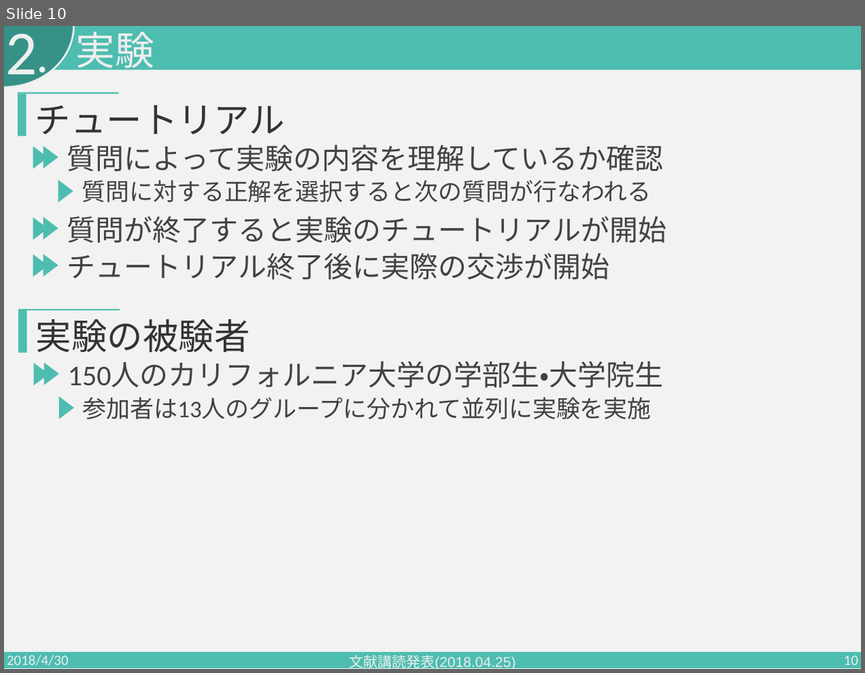
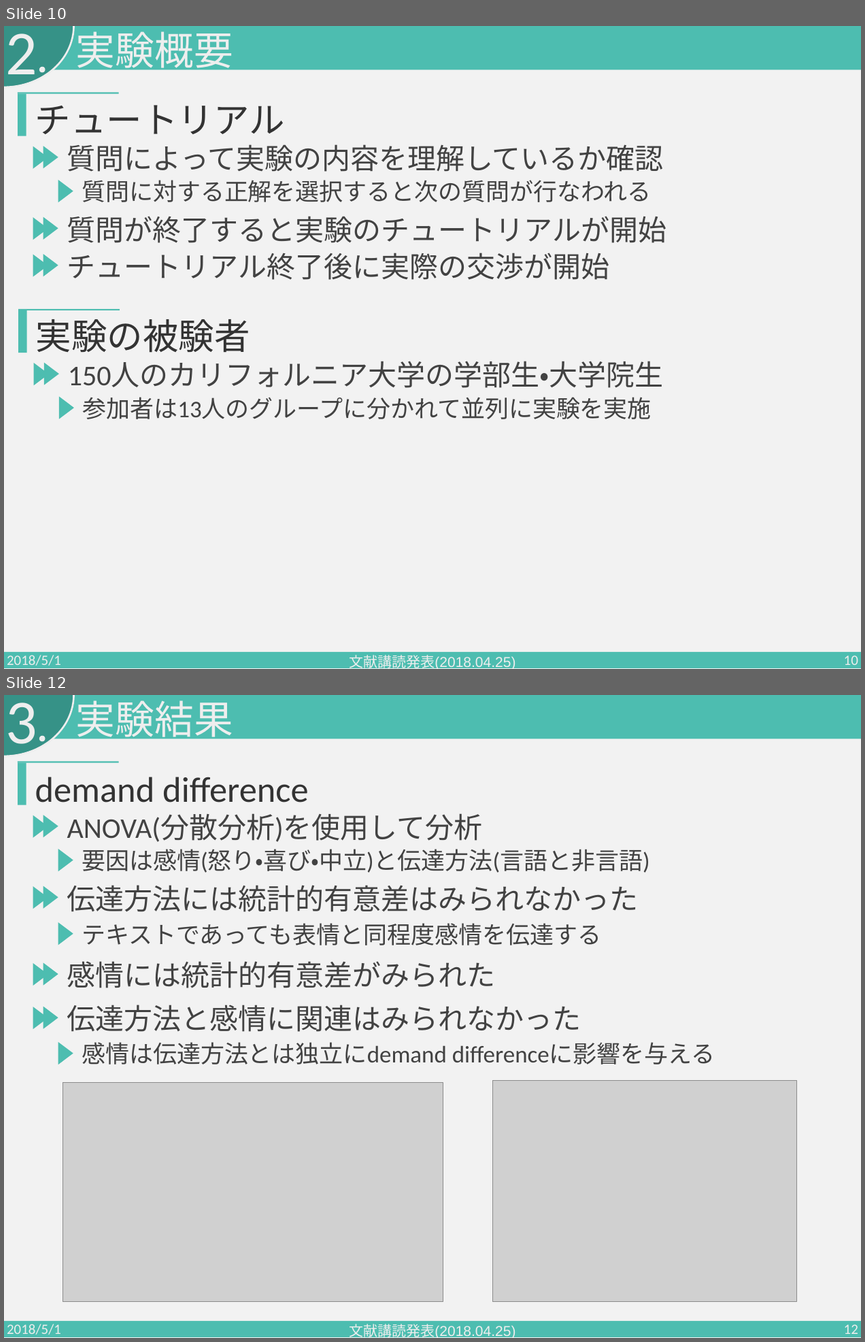
Before and after one commit to PajamaDrive/presentation, a slide deck: presentation_1st.pptx. Shown one above the other, each under a label of ours: slide 10 before the commit, slides 10 and 12 after it; the slides between them are not shown. The pictures are 865x673 and 865x1342 pixels, drawn with LibreOffice and Linux fonts; fonts in the diff are those of the drawing; grey boxes stand for pictures. Boxes give left, top, right and bottom in pixels: in the first picture for what was removed or moved away, otherwise in the second. Text is boxed around its words. In the diff, an @@ line names an element or a change of style, - is before the commit and + after.

Commit message:
demand difference wrote

```diff
--- a/presentation_1st.pptx
+++ b/presentation_1st.pptx
@@ slide 12 added at bbox=[4, 695, 861, 1338], background #F2F2F2; not listed: 4 template elements that a slide beside it also shows @@
@@ text added at bbox=[6, 702, 37, 758], 105 pt, text #EEEEEE @@
+3
@@ text added at bbox=[76, 700, 233, 745], 66 pt, text #EEEEEE @@
+実験結果
@@ rectangle added at bbox=[18, 763, 26, 805], fill #4DBDB0 @@
@@ rectangle added at bbox=[18, 762, 119, 763], fill #4DBDB0 @@
@@ text added at bbox=[35, 777, 308, 802], 60 pt, text #333333 @@
+demand difference
@@ triangle added at bbox=[33, 815, 48, 838], fill #4DBDB0 @@
@@ triangle added at bbox=[43, 815, 58, 837], fill #4DBDB0 @@
@@ text added at bbox=[67, 815, 483, 842], 48 pt, text #424242 @@
+ANOVA(分散分析)を使用して分析
@@ triangle added at bbox=[58, 849, 73, 872], fill #4DBDB0 @@
@@ text added at bbox=[82, 849, 649, 872], 40 pt, text #424242 @@
+要因は感情(怒り・喜び・中立)と伝達方法(言語と非言語)
@@ triangle added at bbox=[33, 886, 48, 909], fill #4DBDB0 @@
@@ triangle added at bbox=[43, 885, 58, 909], fill #4DBDB0 @@
@@ text added at bbox=[67, 885, 638, 912], 48 pt, text #424242 @@
+伝達方法には統計的有意差はみられなかった
@@ triangle added at bbox=[58, 922, 73, 945], fill #4DBDB0 @@
@@ text added at bbox=[82, 923, 601, 945], 40 pt, text #424242 @@
+テキストであっても表情と同程度感情を伝達する
@@ triangle added at bbox=[33, 963, 48, 985], fill #4DBDB0 @@
@@ triangle added at bbox=[43, 962, 58, 985], fill #4DBDB0 @@
@@ text added at bbox=[67, 961, 496, 988], 48 pt, text #424242 @@
+感情には統計的有意差がみられた
@@ triangle added at bbox=[33, 1006, 48, 1029], fill #4DBDB0 @@
@@ triangle added at bbox=[43, 1006, 58, 1029], fill #4DBDB0 @@
@@ text added at bbox=[67, 1004, 581, 1032], 48 pt, text #424242 @@
+伝達方法と感情に関連はみられなかった
@@ triangle added at bbox=[58, 1042, 73, 1064], fill #4DBDB0 @@
@@ text added at bbox=[82, 1042, 715, 1064], 40 pt, text #424242 @@
+感情は伝達方法とは独立にdemand differenceに影響を与える
@@ picture added at bbox=[492, 1080, 797, 1301] @@
@@ picture added at bbox=[62, 1083, 443, 1301] @@
@@ text added at bbox=[7, 1323, 61, 1338], 24 pt, text #EEEEEE @@
+2018/5/1
@@ text added at bbox=[349, 1323, 515, 1338], 24 pt, text #EEEEEE @@
+文献講読発表(2018.04.25)
@@ page number added at bbox=[844, 1324, 858, 1338], 24 pt, text #EEEEEE @@
+12
@@ slide 10 changed as well @@
@@ text at bbox=[76, 31, 233, 76]: text changed @@
-実験
+実験概要
@@ text at bbox=[7, 654, 61, 669]: text changed @@
-2018/4/30
+2018/5/1
```
Also in this commit, not shown: 10 other slides changed, 1 other slide added.
